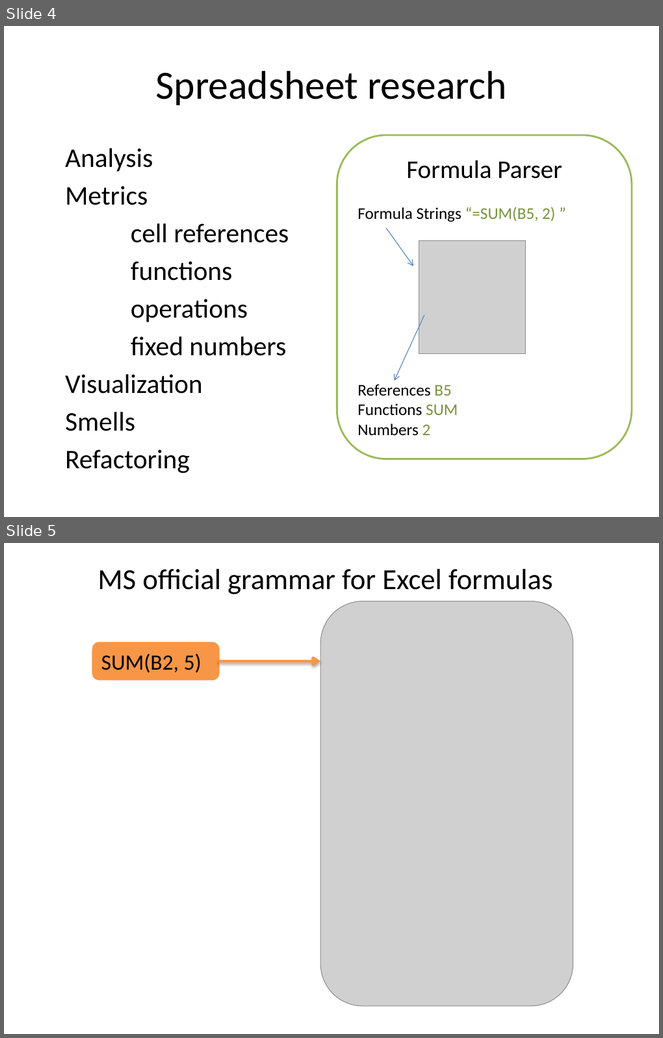
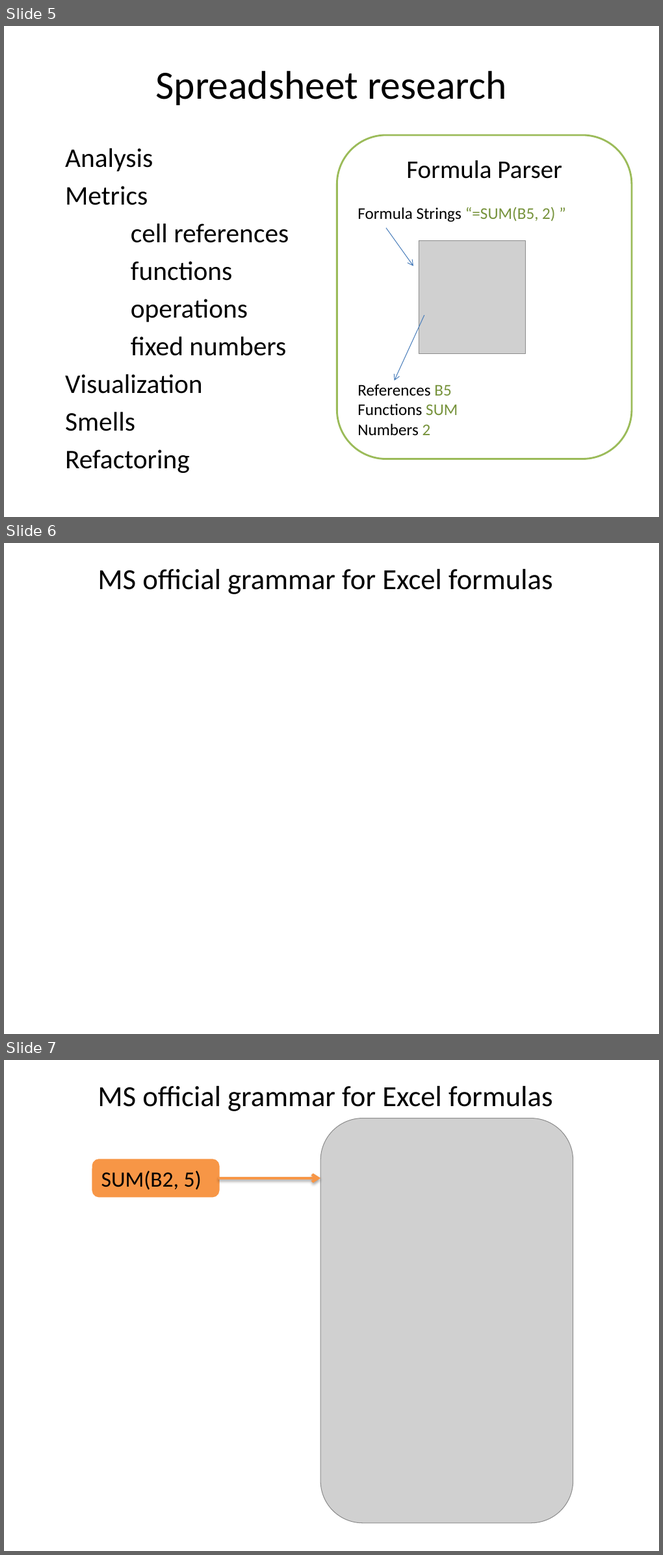
Before and after one commit to spreadsheetlab/XLGrammarPaper, a slide deck: presentation/XLParser.pptx. Shown one above the other, each under a label of ours: slides 4 and 5 before the commit, slides 5, 6 and 7 after it. The pictures are 663x1038 and 663x1555 pixels, drawn with LibreOffice and Linux fonts; fonts in the diff are those of the drawing; grey boxes stand for pictures; background and template pictures are left out. Boxes give left, top, right and bottom in pixels: in the first picture for what was removed or moved away, otherwise in the second. Text is boxed around its words. In the diff, an @@ line names an element or a change of style, - is before the commit and + after.

```diff
--- a/presentation/XLParser.pptx
+++ b/presentation/XLParser.pptx
@@ slide 6 added at bbox=[4, 543, 659, 1034], background picture (left out) @@
@@ text added at bbox=[98, 569, 553, 594], 32 pt, text #000000 @@
+MS official grammar for Excel formulas
@@ what was slide 4 is now slide 5 @@
@@ what was slide 5 is now slide 7 @@
```
Also in this commit, not shown: 7 slides changed, 3 other slides added, 1 slide removed.
